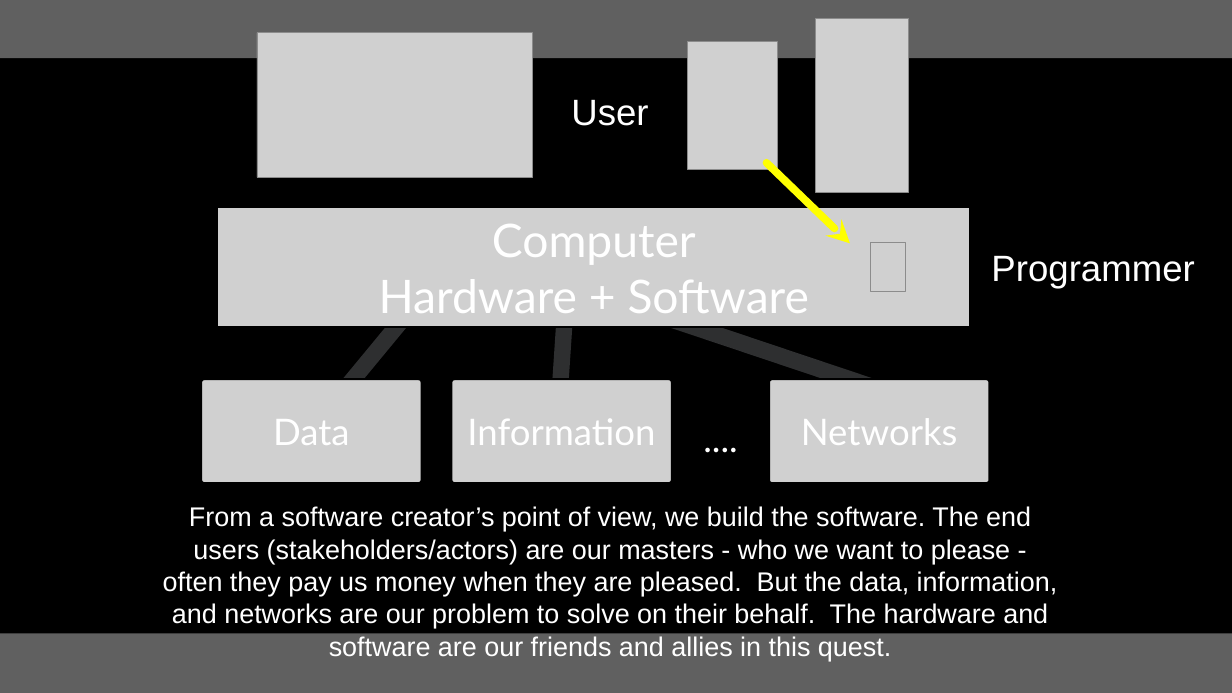
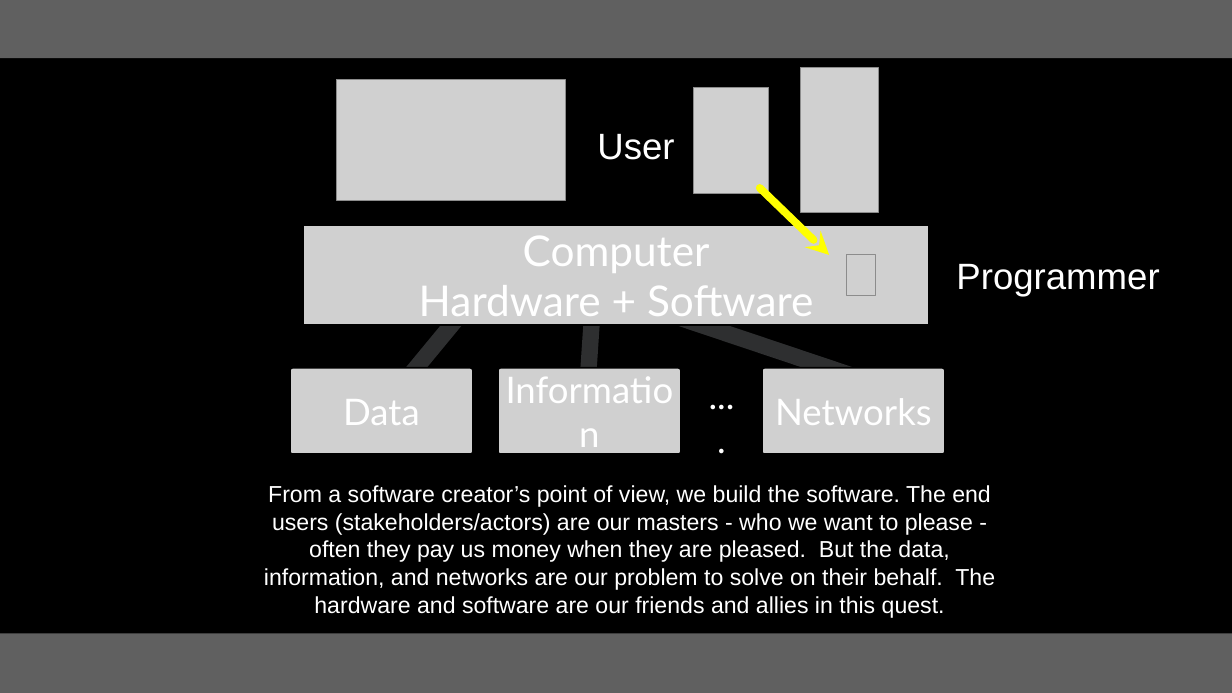
Before and after one commit to csev/py4e, a slide deck: slide 6 of lectures3/Pythonlearn-01-Intro.pptx (slide 5 before the commit). Drawn at 1232x693 pixels with LibreOffice and Linux fonts; fonts in the diff are those of the drawing; grey boxes stand for pictures. Boxes give left, top, right and bottom in pixels: in the first picture for what was removed or moved away, otherwise in the second. Text is boxed around its words. In the diff, an @@ line names an element or a change of style, - is before the commit and + after.

```diff
--- a/lectures3/Pythonlearn-01-Intro.pptx
+++ b/lectures3/Pythonlearn-01-Intro.pptx
@@ picture: place and size @@
-picture at [257,33,532,177]
+picture at [336,80,565,200]
@@ picture: place and size @@
-picture at [687,42,777,170]
+picture at [694,87,768,194]
@@ picture: place and size @@
-picture at [815,18,908,192]
+picture at [800,68,878,212]
@@ text "User": place and size @@
-text "User" at [571,99,648,126]
+text "User" at [597,133,674,160]
@@ arrow moved from (850, 243) - (766, 163) to (829, 255) - (759, 188) @@
@@ picture "Computer": place and size @@
-picture "Computer" at [218,207,970,328]
+picture "Computer" at [303,225,929,324]
@@ picture "Computer" at [303,225,929,324]: size 48 to 44 pt @@
@@ picture: place and size @@
-picture at [871,243,906,292]
+picture at [846,254,875,295]
@@ text "Programmer": place and size @@
-text "Programmer" at [991,255,1194,289]
+text "Programmer" at [956,263,1159,296]
@@ line moved from (316, 424) - (411, 309) to (385, 405) - (464, 310) @@
@@ line moved from (558, 412) - (565, 319) to (587, 394) - (592, 318) @@
@@ line moved from (876, 388) - (666, 317) to (850, 375) - (676, 317) @@
@@ picture "Data": place and size @@
-picture "Data" at [201,379,421,483]
+picture "Data" at [290,368,473,455]
@@ picture "Information": place and size @@
-picture "Information" at [451,379,671,483]
+picture "Information" at [498,368,680,455]
@@ picture "Networks": place and size @@
-picture "Networks" at [769,379,989,483]
+picture "Networks" at [762,368,944,455]
@@ text "...." rewrapped from [699,414,742,462] to [703,397,739,437] @@
@@ text "From a software creator’s point ...": place and size @@
-text "From a software creator’s point ..." at [163,506,1058,661]
+text "From a software creator’s point ..." at [264,485,995,618]
@@ text "From a software creator’s point ..." at [264,485,995,618]: size 28 to 24 pt @@
```
Also in this commit, not shown: 28 other slides changed, 1 slide removed, 10 other files.
